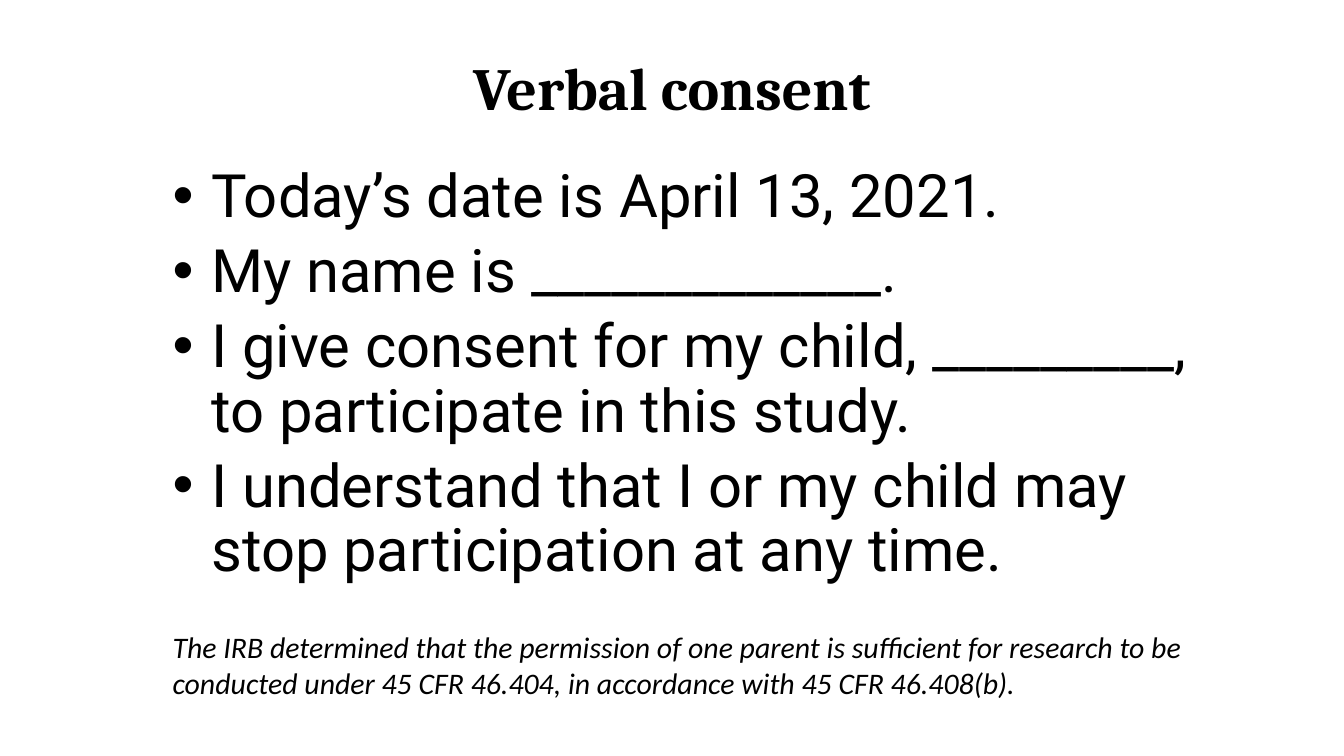
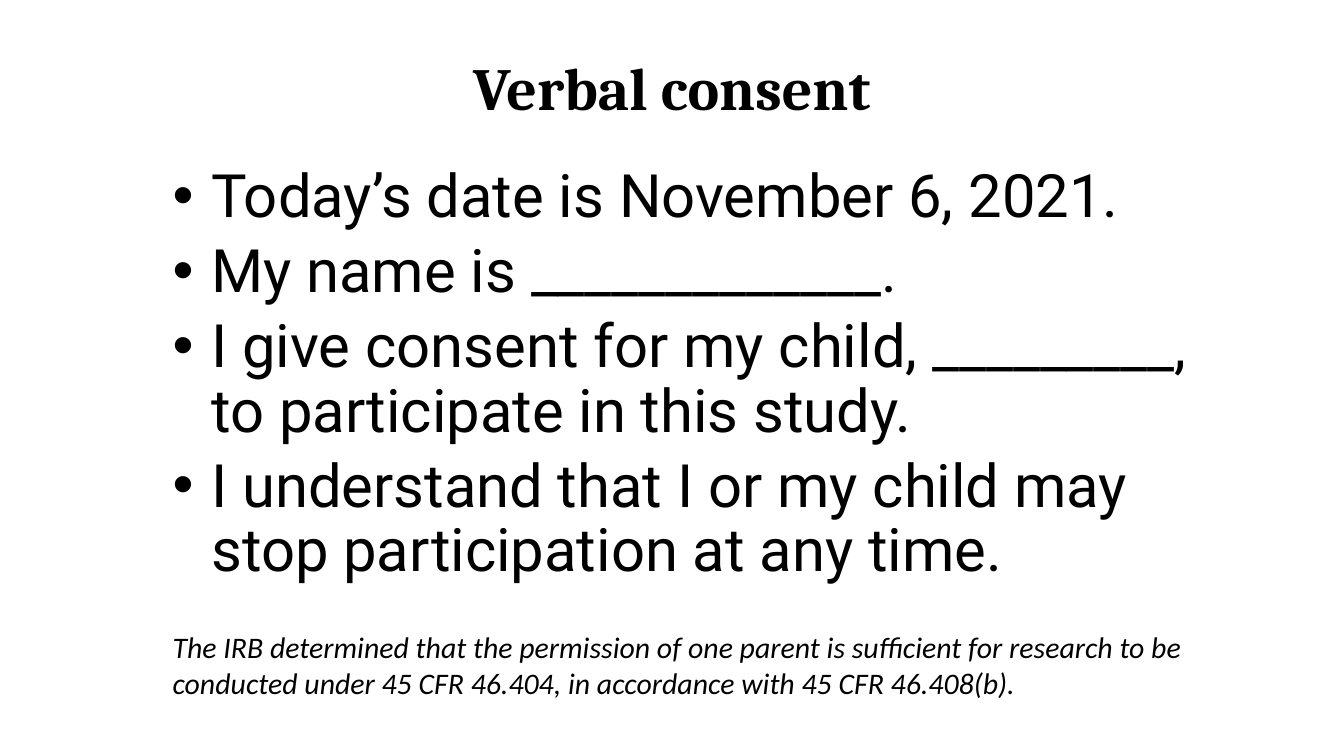
Before and after one commit to mariannazhang/PowerPoint-auto-coding, a slide deck: slide 3 of materials/stimuli.pptm. Drawn at 1344x756 pixels with LibreOffice and Linux fonts; fonts in the diff are those of the drawing. Boxes give left, top, right and bottom in pixels: in the first picture for what was removed or moved away, otherwise in the second. Text is boxed around its words. In the diff, an @@ line names an element or a change of style, - is before the commit and + after.

```diff
--- a/materials/stimuli.pptm
+++ b/materials/stimuli.pptm
@@ text at box(211, 172, 1118, 230): text changed @@
-• Today’s date is April 13, 2021.
+• Today’s date is November 6, 2021.
```
Also in this commit, not shown: 7 other slides changed, 2 other files.
